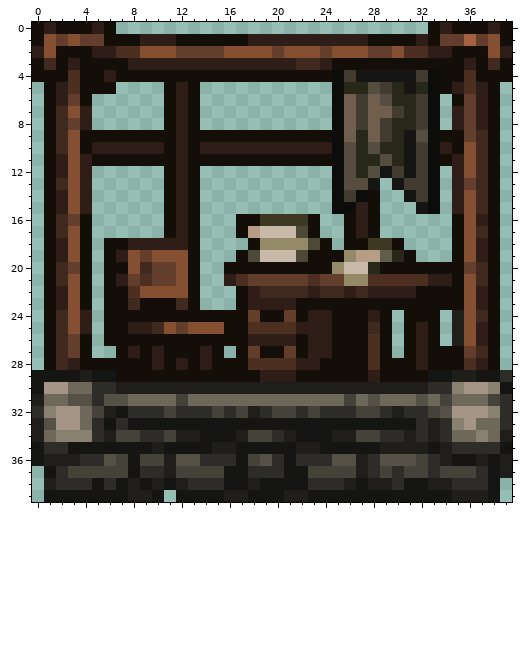
File history of a pixel-art sprite, content/Entities/Structures/Buildings/Outpost/outpost.00.png. This is how it looked before the edit.
The file is 40x40 pixels. Colours within 5 levels of each other are drawn and written as one.
After the commit:
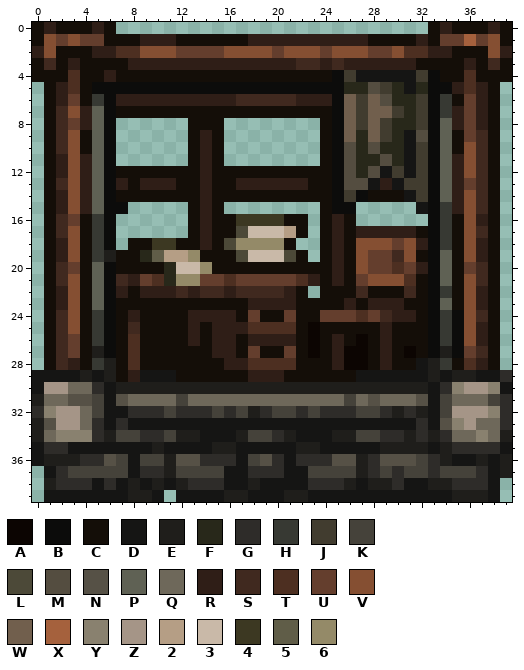
Palette (. is transparent): A #0c0502  B #0c0c0b  C #140e08  D #151514  E #1f1e1b  F #28281a  G #2e2c29  H #373933  J #413c2f  K #45423a  L #4c4938  M #544d40  N #565146  P #5f6154  Q #6e685a  R #2f1e17  S #40291f  T #4d2f21  U #643e2d  V #854f32  W #715f4d  X #a5613d  Y #89816f  Z #a59587  2 #b59e85  3 #c9b9a8  4 #3c3822  5 #605d48  6 #948a68
Changes in this commit:
@@ x 0..39 @@
  2 RVCCCRRTTVVVUUUUVVVVUVVVUVVVUUVTTRRCCCVR
- 3 CSCRCCCCRRRRRRRRRRRRRRSSRCCCCCCCCCCCRCSC
+ 3 CSCRCCCCRRRRRRRRRRRRRRSSRSRRRRRRCCCCRCSC
  4 CCCTCCRCCCCCCCCCCCCCCCCCCBJDDDDDJBCCTCCC
- 5 .CRTCCC....CRC...........BFFMJFDFBCRTRC.
- 6 .CRUC......CRC...........BWJWMFFJB.CURC.
- 7 .CSVR......CRC...........BWJWWJFJB.RURC.
- 8 .CSUR......CRC...........BWJWJFFJB.RURC.
- 9 .CSVCCCCCCCCRCCCCCCCCCCCCBWFWJFDMBCCUSC.
-10 .CSVCRRRRRRCRCRRRRRRRRRRRBMFMFFDJBRCVSC.
-11 .CRVRCCCCCCCRCCCCCCCCCCCCBMFFMFDJBCRVSC.
-12 .CRVR......CRC...........BMFMDJDJB.RVSC.
-13 .CSVR......CRC...........BMMD.DJJB.RUSC.
-14 .CRVR......CRC...........BJBC..DJB.RVSC.
-15 .CRVR......CRC...........BBRC...DB.RVSC.
-16 .CSUC......CRC...CC4444C..CRC......CVRC.
-17 .CSVC......CRC...C2333LC..CRC......CVSC.
-18 .CRVC.CCRRRRRC....C6666LC.CC44C....CVRC.
-19 .CRVC.CRVUVVVC...CL333LCCC6225FC...CVRC.
-20 .CSUC.CCVSUUVC..CCCCCCCCC633FCCCCCCCUSC.
-21 .CSVC.CRUTUUVC..RTUUUUUTUU66TTTTTRRCVSC.
-22 .CRVC.CCTVVVVC...CRSSSSRSSRSRRRRCCCCVRC.
-23 .CRVC.CCSCCCSC...CRRRRCCCCCCCCCCCCCCVRC.
-24 .CSVR.CCCCCCCCCCCCUCCUCRRCCCRC.CCC.EVSC.
-25 .CSVR.CCRRSVUVVVCCTTTTRRRCCCSC.CRC.EVRC.
-26 .CSUC.CCCCCCCCCCCCRRRRCRRCCCTC.CRC.EVRC.
-27 .CSUC..CRCRCCCRC.CUCCUCRRCCCTC.CRCCCUSC.
-28 .CSRCCCCCCRCRCRCCCTTTTRRCCCCTCCCRCCCTRC.
-29 DDDDEDDCCCCCCCCCCCCRRRCCCCCCRCCCCDDEEDDG
-30 DZZQQGGEEEEEEEEEEEEEEEEEEEEEEEEEEGGYZZYD
-31 EQQNNGNNQQQQKQQQQQQQQQQQQQKQNQQQNQKQQQKG
-32 GYZZQKEDGGGKGGGKGKEGKKGKGGGKKGEGGKNZZZYG
-33 ENZZQGDGDDDDDDDDDDDDDDDDDDDDDDDDGEGYZQQG
+ 5 .CRTCBBBBBBBBBBBBBBBBBBBBBFFMJFDFBBRTRC.
+ 6 .CRUCHBRRRRRRRRRRSSSSSRRRBWJWMFFJBHCURC.
+ 7 .CSVRPBCCCCCCCCCCCCCCCCCCBWJWWJFJBHRURC.
+ 8 .CSURPB......CCC........CBWJWJFFJBPRURC.
+ 9 .CSVCPB......CRC........CBWFWJFDMBPCUSC.
+10 .CSVCPB......CRC........CBMFMFFDJBPCVSC.
+11 .CRVRPB......CRC........CBMFFMFDJBPRVSC.
+12 .CRVRPBCCCCCCCRCCCCCCCCCCBMFMDJDJBPRVSC.
+13 .CSVRPBRCRRRCCRCCRRRRRRCCBMMDRDJJBPRUSC.
+14 .CRVRPBCCCCCCCRCCCCCCCCCCBJBCCCDJBPRVSC.
+15 .CRVRPBB.....CRC........CBB.....DBHRVSC.
+16 .CSUCHB......CRCC4444CC.CRC......BHCVRC.
+17 .CSVCHB......CRCCL3332C.CRCRRRRRCBHCVSC.
+18 .CRVCHB.CC44CCRCL6666C..CRCVVVUVRBHCVRC.
+19 .CRVCHECCF5226CCCL333LC.CRCVUUSVCBPCVRC.
+20 .CSUCPBCCCCF336CCCCCCCCCCRCVUUTURBPCUSC.
+21 .CSVCPBSRUTF66UUTUUUUUTRCRCUVVVTCBPCVSC.
+22 .CRVCPBRCRRRSRSSRSSSSRC.CCCSCCCSCBHCVRC.
+23 .CRVCPBCCCCCCCCCCCRRRRCCCCRCRRRCCBPCVRC.
+24 .CSVCHBCRCCCCRRRRCUCCUCCUUUTUSRRCBHBVSC.
+25 .CSVCHBCSCCCCRCRRRTTTTCACCCCCRCCCBHBVRC.
+26 .CSUCHBCTCCCCRCRRCRRRRCACRCACRCCCBHBVRC.
+27 .CSUCEBCTCCCCCCRRCUCCUCACRAACRCACBEBUSC.
+28 .CSRCHECTCCCCCCCRRTTTTCCCRAACRCCDEHCTRC.
+29 DDDDEDECRDDDCCCCCCRRRCCCCCCDDDDDDEDEEDDG
+30 DZZQQGDEEEEEEEEEEEEEEEEEEEEEEEEEEDGYZZYD
+31 EQQNNKDNQQQQKQQQQQQQQQQQQQKQNQQQNDKQQQKG
+32 GYZZQKDDGGGKGGGKGKEGKKGKGGGKKGEGEDKZZZYG
+33 ENZZQGDGDDDDDDDDDDDDDDDDDDDDDDDDGDNYZQQG
 34 EQYYYGEKKGGKEEDDDEKKGEDDDEEKKGGEGEGQQYQE
Changed places in both pictures, as pixel boxes (x1, y1, x2, y2):
changed: (80, 58, 464, 430)
